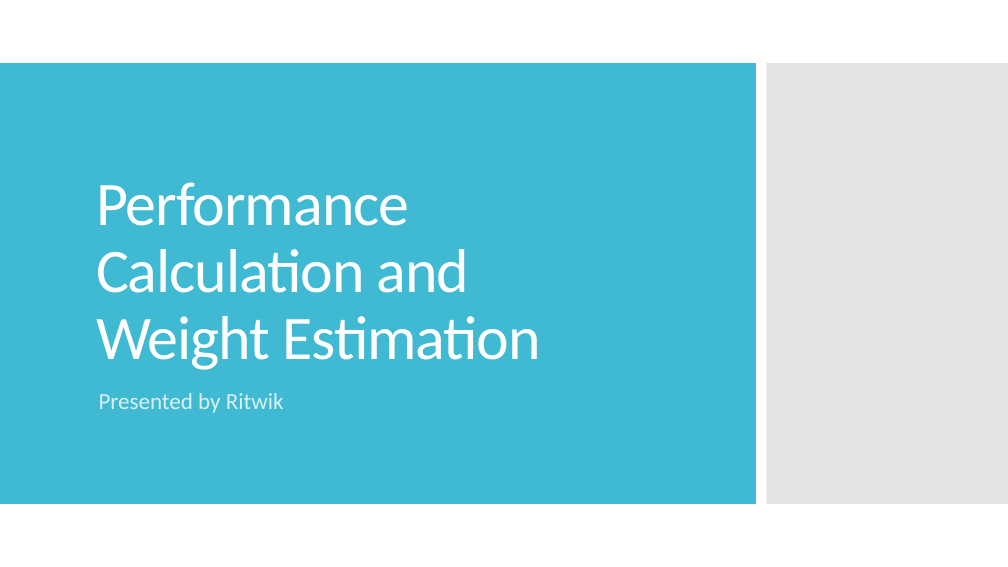
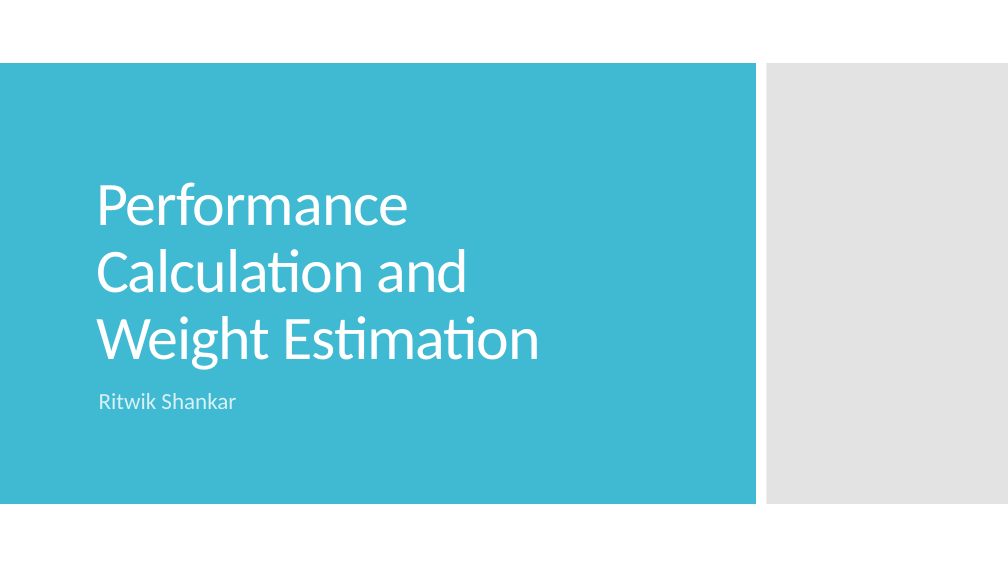
Before and after one commit to s-ritwik/VFS_IIT_KANPUR, a slide deck: slide 1 of BEMT_results/VFS performance validation.pptx. Drawn at 1008x567 pixels with LibreOffice and Linux fonts; fonts in the diff are those of the drawing. Boxes give left, top, right and bottom in pixels: in the first picture for what was removed or moved away, otherwise in the second. Text is boxed around its words. In the diff, an @@ line names an element or a change of style, - is before the commit and + after.

```diff
--- a/BEMT_results/VFS performance validation.pptx
+++ b/BEMT_results/VFS performance validation.pptx
@@ subtitle at (99,393,236,409): text changed @@
-Presented by Ritwik
+Ritwik Shankar
```
Also in this commit, not shown: 2 other slides changed, 20 slides added, 4 slides removed, 3 other files.
